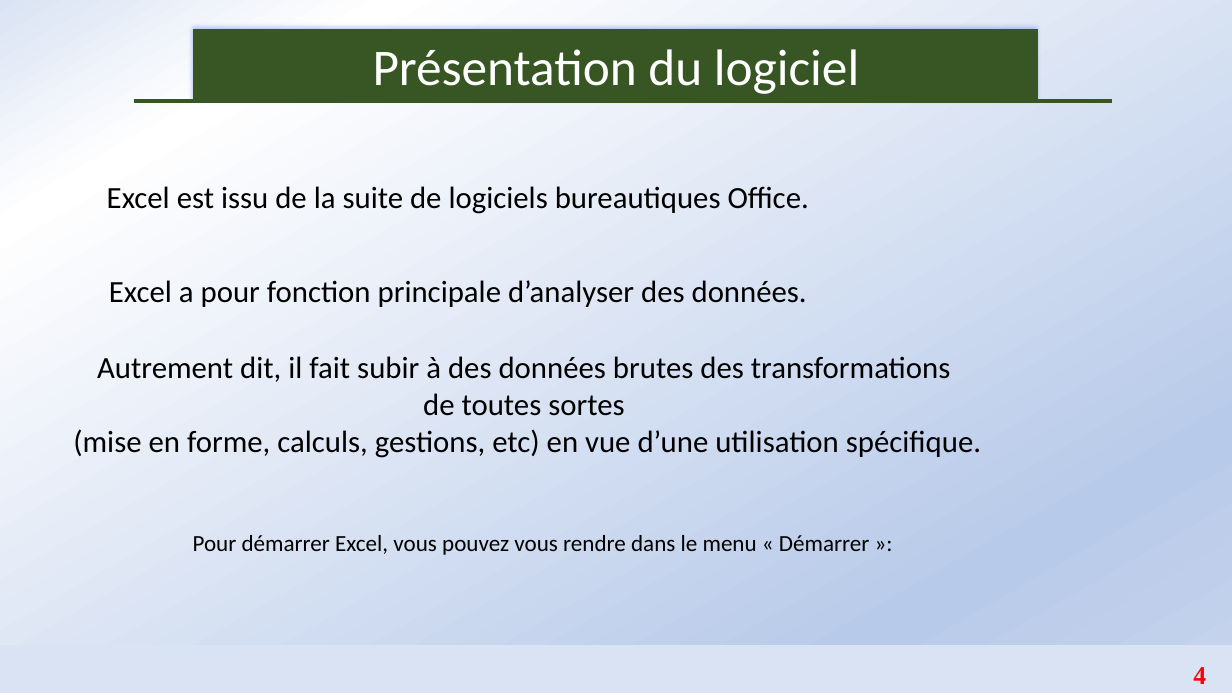
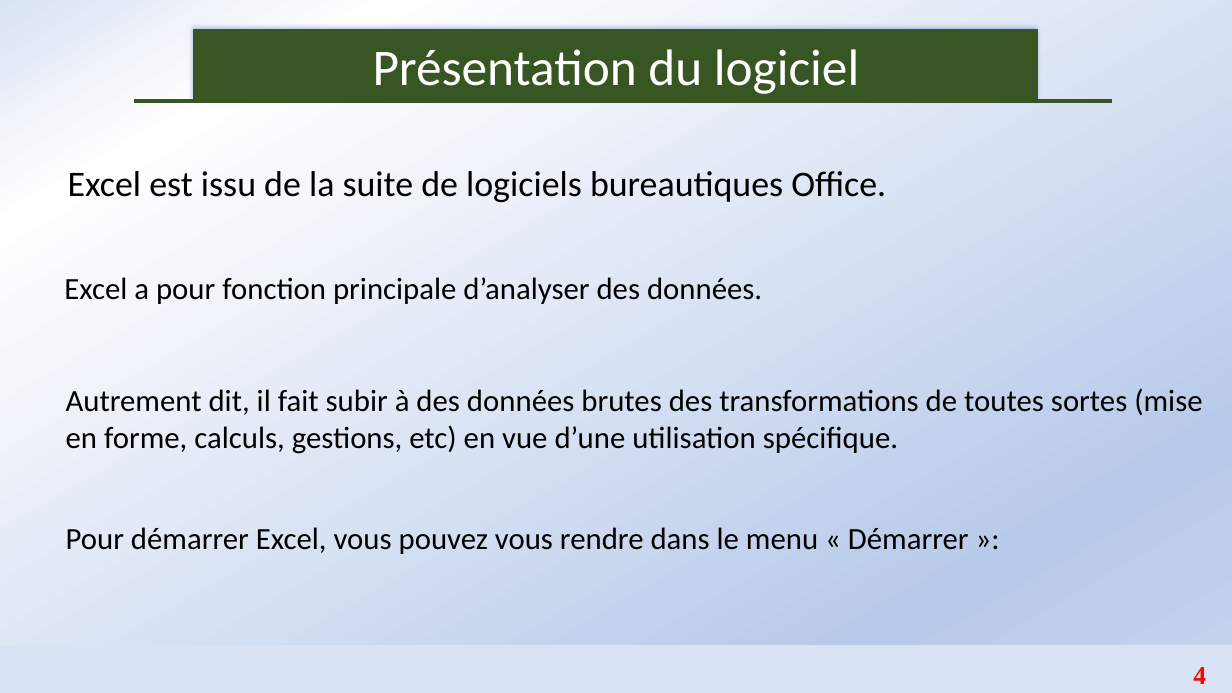
Before and after one commit to Abson-dev/Formation-Excel-IFDC, a slide deck: slide 4 of Cours/IFDC_1.pptx. Drawn at 1232x693 pixels with LibreOffice and Linux fonts; fonts in the diff are those of the drawing. Boxes give left, top, right and bottom in pixels: in the first picture for what was removed or moved away, otherwise in the second. Text is boxed around its words. In the diff, an @@ line names an element or a change of style, - is before the commit and + after.

```diff
--- a/Cours/IFDC_1.pptx
+++ b/Cours/IFDC_1.pptx
@@ text "Excel est issu de la ..." moved from (x1=107, y1=186, x2=809, y2=214) to (x1=68, y1=171, x2=886, y2=202) @@
@@ text "Excel est issu de la ..." at (x1=68, y1=171, x2=886, y2=202): size 24 to 28 pt @@
@@ text "Excel a pour fonction principale ..." moved from (x1=109, y1=280, x2=807, y2=307) to (x1=64, y1=277, x2=762, y2=304) @@
@@ text at (x1=66, y1=388, x2=1202, y2=454): text changed @@
-Autrement dit, il fait subir à des données brutes des transformations
-de toutes sortes
-(mise en forme, calculs, gestions, etc) en vue d’une utilisation spécifique.
+Autrement dit, il fait subir à des données brutes des transformations de toutes sortes (mise en forme, calculs, gestions, etc) en vue d’une utilisation spécifique.
@@ text "Pour démarrer Excel, vous pouvez ..." moved from (x1=193, y1=535, x2=870, y2=555) to (x1=66, y1=527, x2=969, y2=554) @@
@@ text "Pour démarrer Excel, vous pouvez ..." at (x1=66, y1=527, x2=969, y2=554): size 18 to 24 pt; alignment centre to left @@
```
Also in this commit, not shown: 4 other slides changed, 1 slide removed.
